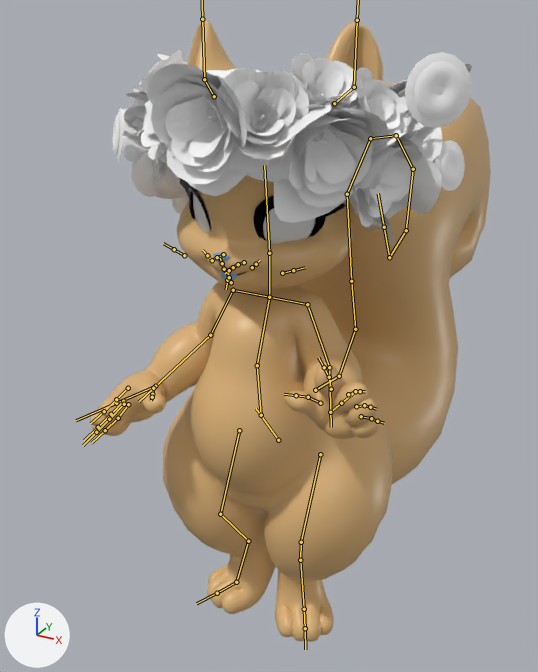
Before and after pictures for a commit that changed the FBX model Assets/Models/2BelkaArtOpt.fbx.
The view is the same before and after, from a camera (50 mm lens) standing at (0.314, -0.573, 0.623) and looking at (-0.067, 0.12, 0.276). Lighting does not change. The marker at lower left points along +X, +Y and +Z. Both versions are drawn at the pose saved in each file; the numbers are the values there. The bones that bend it are drawn over the model as lines.

Objects in the first picture: 'Eyes', 'Flowerr', 'Squirrel'.
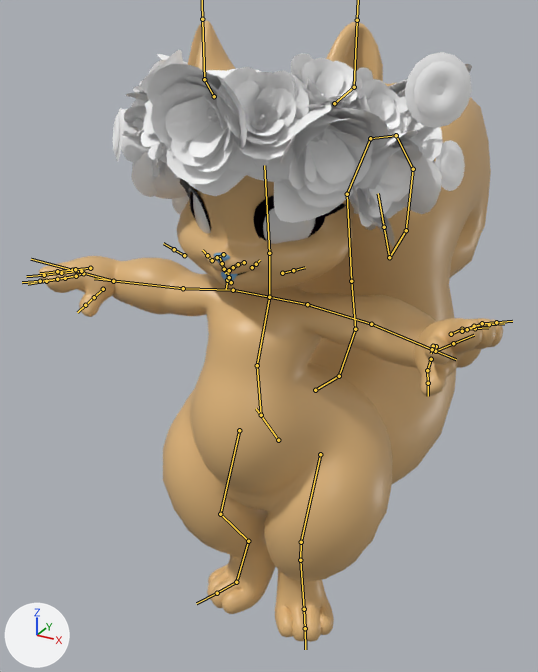
The change, as a diff of the scene's bpy script:
```diff
--- a/Assets/Models/2BelkaArtOpt.fbx.py
+++ b/Assets/Models/2BelkaArtOpt.fbx.py
@@ bone_arml @@
 bone_arml = bpy.data.objects['Armature'].pose.bones['ArmL']  # child of 'Shoulder.L'
-bone_arml.rotation_quaternion = (1.0, 0.0, 0.0, 0.0)  # degrees (0, 0, 0)
+bone_arml.rotation_quaternion = (0.858, 0.513, 0.003, 0.016)  # degrees (62, -1, 2)
@@ bone_forearm_l @@
 bone_forearm_l = bpy.data.objects['Armature'].pose.bones['Forearm.L']  # child of 'ArmL'
-bone_forearm_l.rotation_quaternion = (1.0, 0.0, 0.0, 0.0)  # degrees (0, 0, 0)
+bone_forearm_l.rotation_quaternion = (0.873, -0.186, 0.029, 0.45)  # degrees (-18, 13, 53)
@@ bone_arm_r @@
 bone_arm_r = bpy.data.objects['Armature'].pose.bones['Arm.R']  # child of 'Shoulder.R'
-bone_arm_r.rotation_quaternion = (1.0, 0.0, 0.0, 0.0)  # degrees (0, 0, 0)
+bone_arm_r.rotation_quaternion = (0.885, 0.465, -0.016, -0.011)  # degrees (55, -1, -2)
@@ bone_forearm_r @@
 bone_forearm_r = bpy.data.objects['Armature'].pose.bones['Forearm.R']  # child of 'Arm.R'
-bone_forearm_r.rotation_quaternion = (1.0, 0.0, 0.0, 0.0)  # degrees (0, 0, 0)
+bone_forearm_r.rotation_quaternion = (0.954, -0.016, -0.007, -0.298)  # degrees (-2, -1, -35)
```

Pixel boxes [x1, y1, x2, y2] of what changed, in the pictures (538 x 672 px):
'Squirrel', posed (16% wider): before [90, 20, 491, 642]; after [39, 20, 503, 642]
bone 'ArmL', root to tip: before (307, 304) to (329, 367); after (307, 304) to (371, 324)
bone 'Forearm.L', root to tip: before (329, 367) to (331, 427); after (371, 324) to (456, 359)
bone 'Arm.R', root to tip: before (233, 290) to (210, 335); after (233, 290) to (183, 288)
bone 'Forearm.R', root to tip: before (210, 335) to (139, 401); after (183, 288) to (94, 278)
